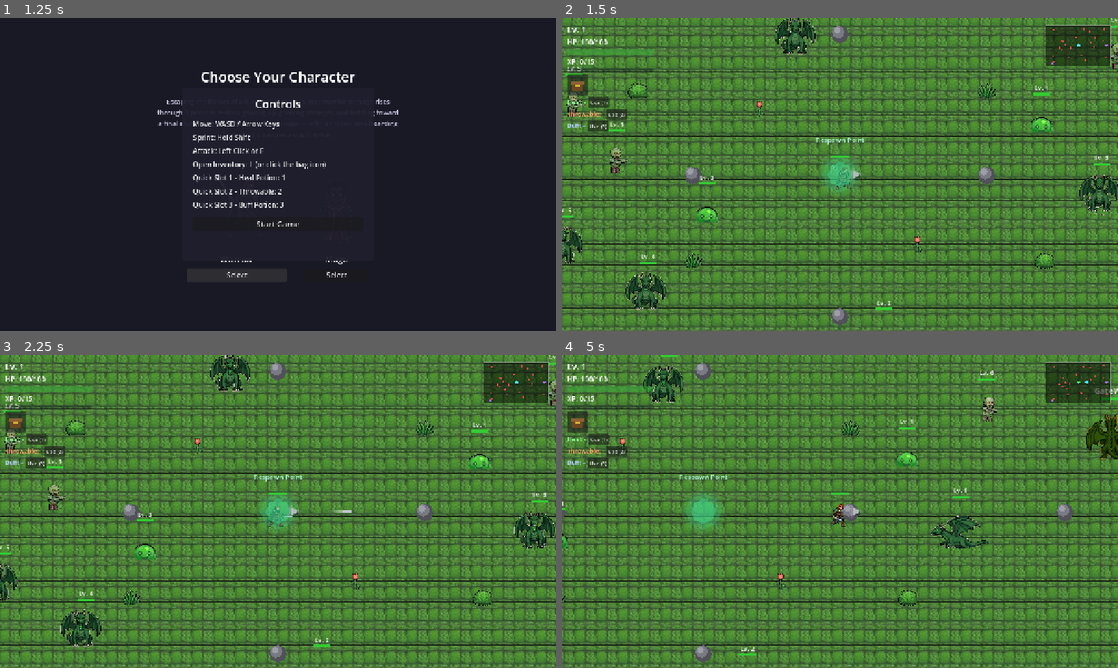
Above: before the commit, frames 1-4 (two rows, left to right).
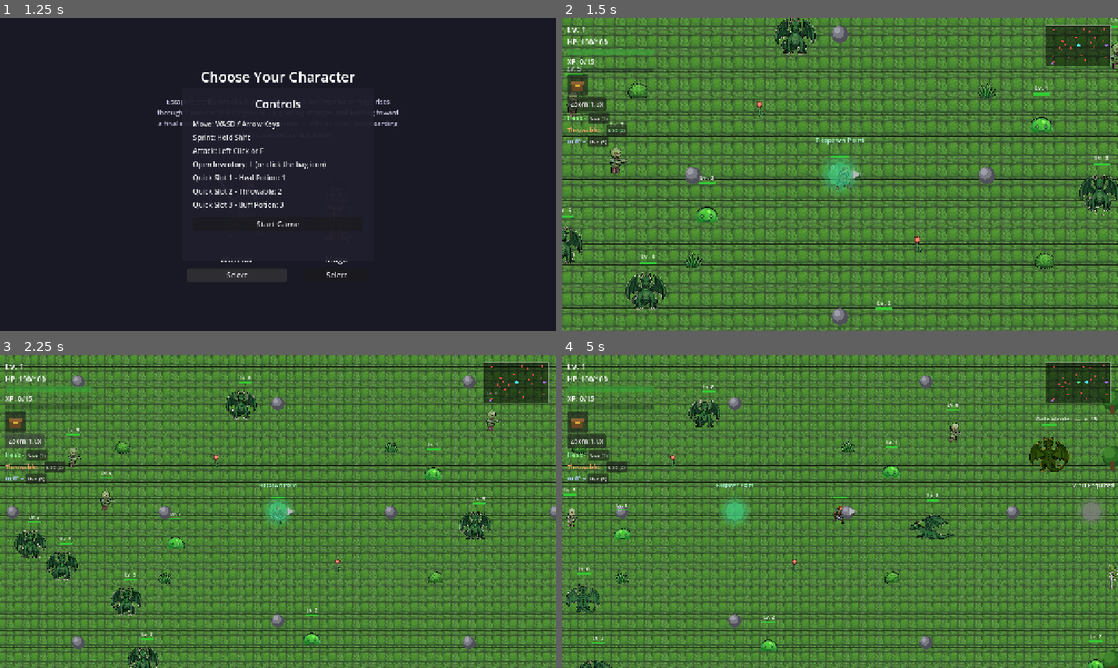
Above: after the commit, the same moments.

Repository: nhanptn1/topdownadventure
Game: Godot game, scene res://scenes/character_select.tscn
The game is run twice, just before and just after one commit, with the same random seed, the same clock (stepped at 60 frames per second) and the same inputs.
Inputs (mouse positions are in pixels of both pictures, inside the frame that each line leads up to):
- Up to frame 1 (1.25 s): click "Select" at 0.5 s
- Up to frame 2 (1.5 s): click "Start Game" at 1.25 s
- Up to frame 3 (2.25 s): click (22, 442) at 2 s, where only the run after the commit has a clickable "Zoom: 1.3x"
- Up to frame 4 (5 s): click (584, 442) at 2.75 s, where only the run after the commit has a clickable "Zoom: 1.0x"; tap Enter at 3.5 s; move the mouse to (962, 495) at 3.52 s; hold D (move_right) 3.53-4.25 s; hold Shift (sprint) 3.53-4.25 s; click (962, 495) at 3.67 s; drag from (728, 527) to (678, 376) at 4.27 s

Frame 1 is identical in both runs. In frame 2, 0.9% of the frame differs, in the area x 1-12%, y 25-42%; in frame 3, 51%; in frame 4, 52%, in the area x 0-100%, y 0-100%.

Commit message:
Add zoom toggle button (1.0x / 1.3x) to HUD
Lets the player switch between the two zoom levels at will instead of
being locked to whichever default the camera starts at. Persisted via
GlobalState.camera_zoom through the existing save/load round trip.

Diff:
--- a/scenes/player.tscn
+++ b/scenes/player.tscn
@@ -109,6 +109,13 @@
 polygon = PackedVector2Array(-4, -4, 4, -4, 4, 3, -4, 3)
 color = Color(0.85, 0.7, 0.2, 1)
 
+[node name="ZoomButton" type="Button" parent="HUD/Margin/VBox"]
+custom_minimum_size = Vector2(90, 32)
+size_flags_horizontal = 0
+theme_override_font_sizes/font_size = 14
+tooltip_text = "Toggle camera zoom"
+text = "Zoom: 1.3x"
+
 [node name="QuickSlotBar" type="VBoxContainer" parent="HUD/Margin/VBox"]
 theme_override_constants/separation = 2
 
@@ -241,6 +248,7 @@
 text = "Continue Playing"
 
 [connection signal="pressed" from="HUD/Margin/VBox/InventoryButton" to="." method="_on_inventory_button_pressed"]
+[connection signal="pressed" from="HUD/Margin/VBox/ZoomButton" to="." method="_on_zoom_button_pressed"]
 [connection signal="pressed" from="HUD/Margin/VBox/QuickSlotBar/Heal/UseButton" to="." method="_on_quick_slot_heal_pressed"]
 [connection signal="pressed" from="HUD/Margin/VBox/QuickSlotBar/Throwable/UseButton" to="." method="_on_quick_slot_throwable_pressed"]
 [connection signal="pressed" from="HUD/Margin/VBox/QuickSlotBar/Buff/UseButton" to="." method="_on_quick_slot_buff_pressed"]
--- a/scripts/global_state.gd
+++ b/scripts/global_state.gd
@@ -11,6 +11,7 @@
 var player_health: int = 100
 var boss_defeated: bool = false
 var defeated_gate_bosses: Array = []
+var camera_zoom: float = 1.3
 
 var storage: Dictionary = {}
 var equipped := {"weapon": "", "armor": "", "accessory": ""}
@@ -50,6 +51,7 @@
 		"player_health": player_health,
 		"boss_defeated": boss_defeated,
 		"defeated_gate_bosses": defeated_gate_bosses,
+		"camera_zoom": camera_zoom,
 		"storage": storage,
 		"equipped": equipped,
 		"quick_slots": quick_slots,
@@ -94,6 +96,7 @@
 	for entry in loaded_gate_bosses:
 		if typeof(entry) == TYPE_STRING:
 			defeated_gate_bosses.append(entry)
+	camera_zoom = float(parsed.get("camera_zoom", camera_zoom))
 	storage = {}
 	for key in loaded_storage.keys():
 		storage[key] = int(loaded_storage[key])
--- a/scripts/player.gd
+++ b/scripts/player.gd
@@ -12,6 +12,7 @@
 const SHAKE_DECAY := 24.0
 const HIT_SHAKE_STRENGTH := 5.0
 const QUICK_SLOT_DISPLAY_INTERVAL := 0.1
+const ZOOM_LEVELS := [1.0, 1.3]
 
 const CHARACTER_DATA := {
 	"warrior": {"prefix": "warrior", "directional": true,
@@ -51,6 +52,7 @@
 @onready var death_countdown_label: Label = $DeathScreen/Center/VBox/CountdownLabel
 @onready var victory_screen: CanvasLayer = $VictoryScreen
 @onready var victory_info_label: Label = $VictoryScreen/Center/VBox/InfoLabel
+@onready var zoom_button: Button = $HUD/Margin/VBox/ZoomButton
 @onready var quick_slot_heal_label: Label = $HUD/Margin/VBox/QuickSlotBar/Heal/Label
 @onready var quick_slot_throwable_label: Label = $HUD/Margin/VBox/QuickSlotBar/Throwable/Label
 @onready var quick_slot_buff_label: Label = $HUD/Margin/VBox/QuickSlotBar/Buff/Label
@@ -97,6 +99,7 @@
 	sprite.animation_finished.connect(_on_sprite_animation_finished)
 	sprite.play(_resolve_anim("idle"))
 	aim_indicator.rotation = facing_direction.angle()
+	_apply_camera_zoom()
 	_update_hud()
 
 
@@ -227,6 +230,19 @@
 
 func _on_inventory_button_pressed() -> void:
 	_open_inventory()
+
+
+func _apply_camera_zoom() -> void:
+	camera.zoom = Vector2(GlobalState.camera_zoom, GlobalState.camera_zoom)
+	zoom_button.text = "Zoom: %.1fx" % GlobalState.camera_zoom
+
+
+func _on_zoom_button_pressed() -> void:
+	var current_index := ZOOM_LEVELS.find(GlobalState.camera_zoom)
+	var next_index := (current_index + 1) % ZOOM_LEVELS.size() if current_index != -1 else 0
+	GlobalState.camera_zoom = ZOOM_LEVELS[next_index]
+	_apply_camera_zoom()
+	GlobalState.save_game()
 
 
 func _on_quick_slot_heal_pressed() -> void:
